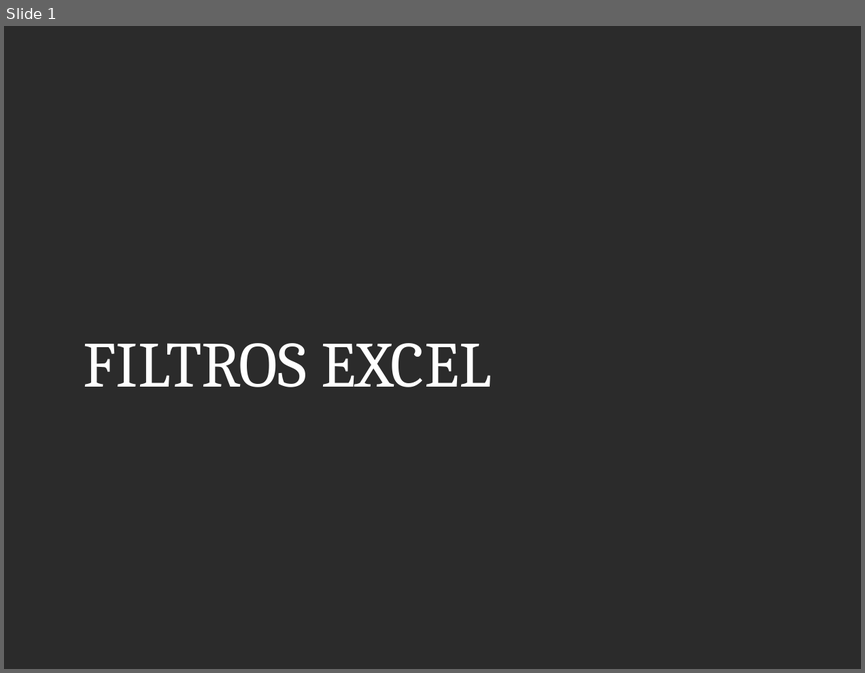
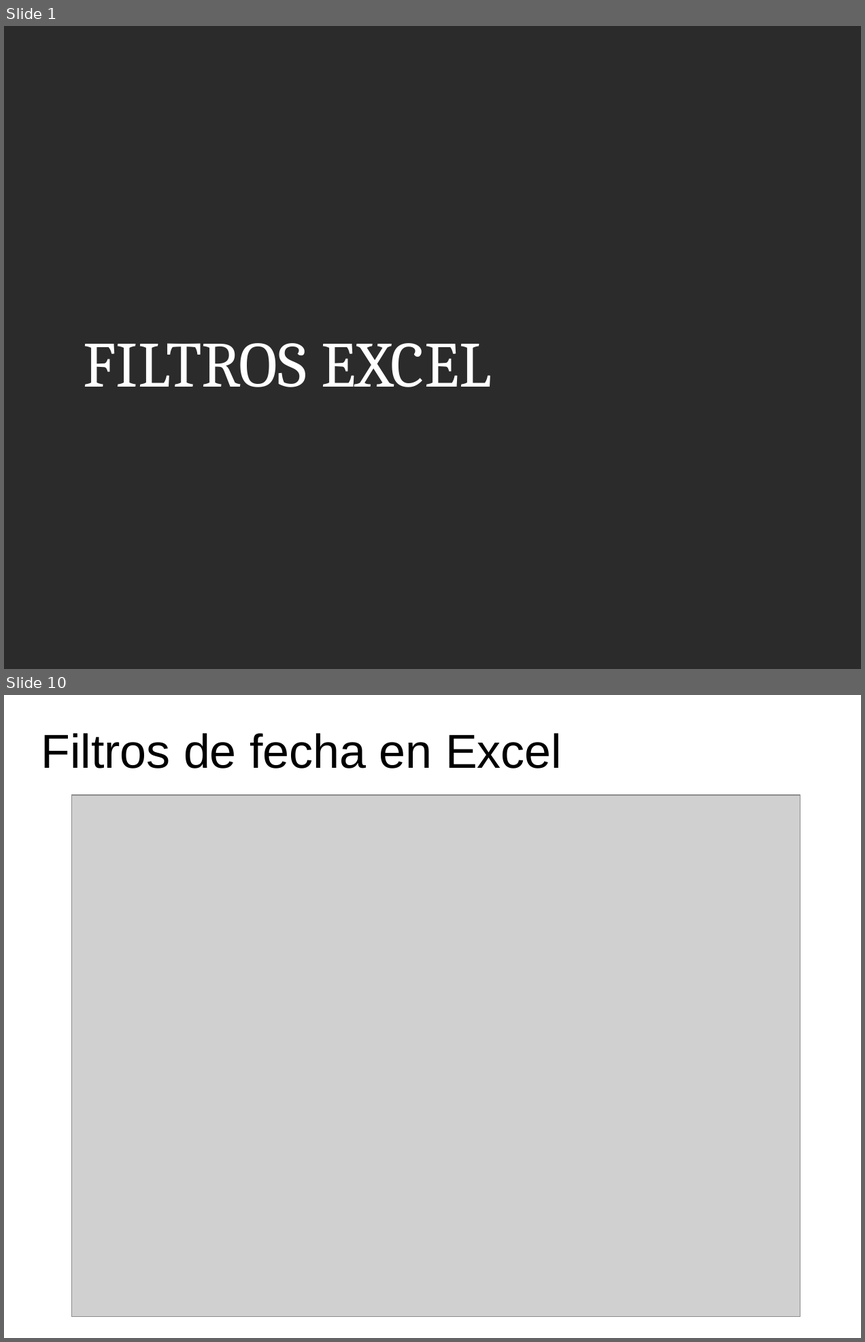
Before and after one commit to kleberloayzacastro/universidad, a slide deck: 2015-2016/clases/informatica_aplicada/clase_9/clase_9.pptx. Shown one above the other, each under a label of ours: slide 1 before the commit, slides 1 and 10 after it; the slides between them are not shown. The pictures are 865x673 and 865x1342 pixels, drawn with LibreOffice and Linux fonts; fonts in the diff are those of the drawing; grey boxes stand for pictures; background and template pictures are left out; a plain dark background stands for a picture behind light text. Boxes give left, top, right and bottom in pixels: in the first picture for what was removed or moved away, otherwise in the second. Text is boxed around its words. In the diff, an @@ line names an element or a change of style, - is before the commit and + after.

```diff
--- a/2015-2016/clases/informatica_aplicada/clase_9/clase_9.pptx
+++ b/2015-2016/clases/informatica_aplicada/clase_9/clase_9.pptx
@@ slide 10 added at (4,695,861,1338), background picture (left out) @@
@@ text added at (41,733,562,768), 40 pt, text #000000 @@
+Filtros de fecha en Excel
@@ picture added at (72,795,800,1317) @@
```
Also in this commit, not shown: 11 other slides added, 50 other files.
